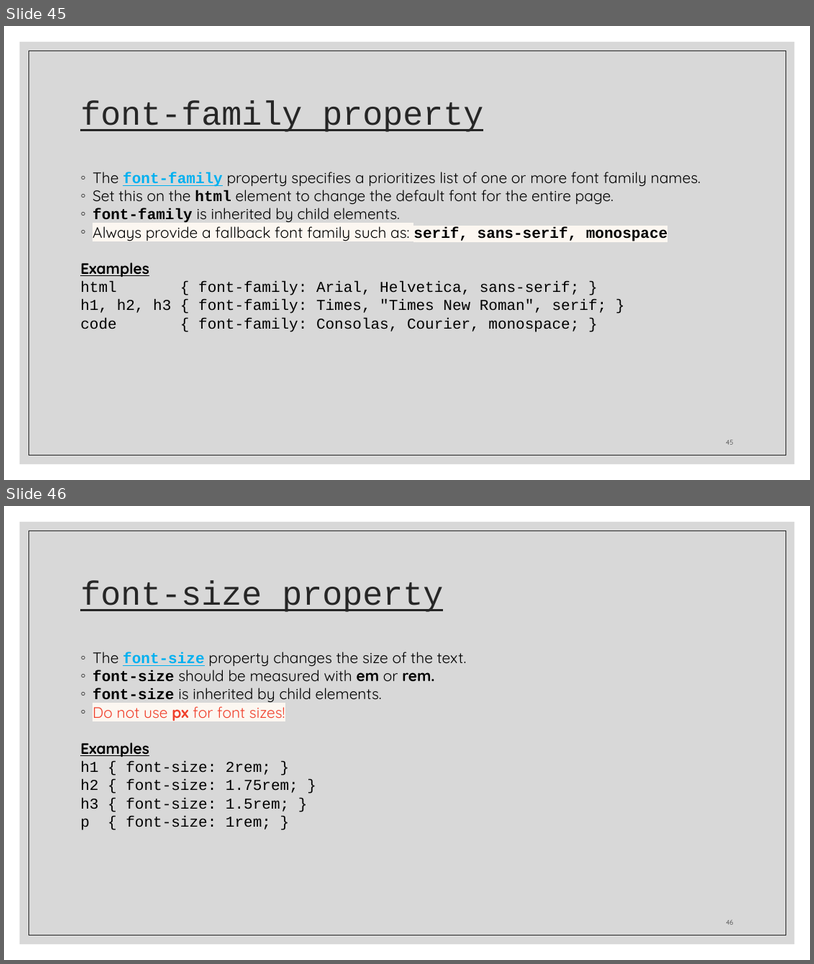
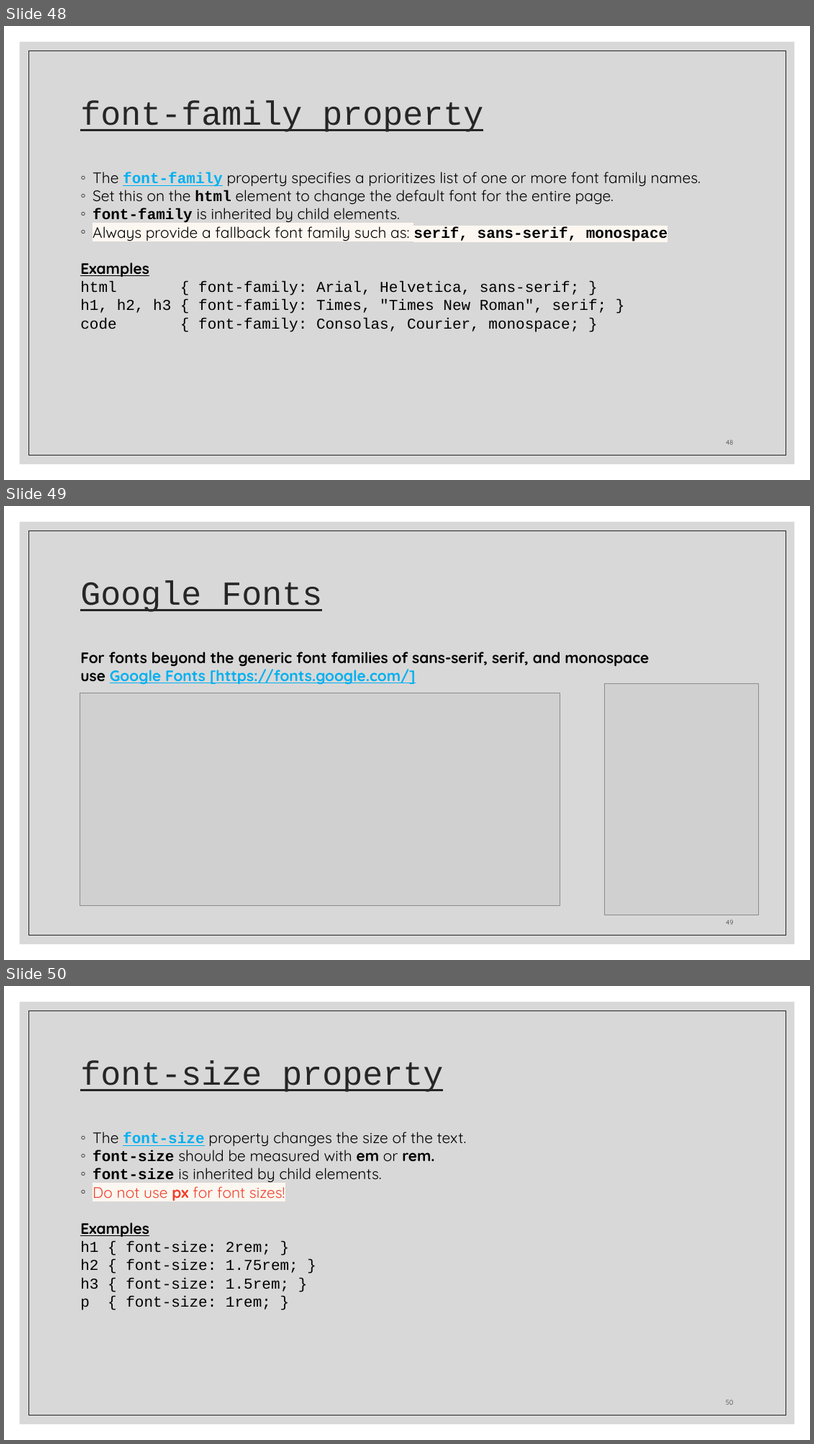
Before and after one commit to zackstotts/base-node-curriculum, a slide deck: unit_00/html_review/03 CSS.pptx. Shown one above the other, each under a label of ours: slides 45 and 46 before the commit, slides 48, 49 and 50 after it. The pictures are 814x964 and 814x1444 pixels, drawn with LibreOffice and Linux fonts; fonts in the diff are those of the drawing; grey boxes stand for pictures. Boxes give left, top, right and bottom in pixels: in the first picture for what was removed or moved away, otherwise in the second. Text is boxed around its words. In the diff, an @@ line names an element or a change of style, - is before the commit and + after.

```diff
--- a/unit_00/html_review/03 CSS.pptx
+++ b/unit_00/html_review/03 CSS.pptx
@@ slide 49 added at (4,506,810,960), background #FFFFFF; not listed: 2 template elements that a slide beside it also shows @@
@@ title added at (80,580,322,612), 40 pt, text #262626, underline @@
+Google Fonts
@@ text added at (80,651,649,685), 18 pt, text #000000, bold @@
+For fonts beyond the generic font families of sans-serif, serif, and monospace
+use Google Fonts [https://fonts.google.com/]
@@ picture added at (80,693,561,906) @@
@@ picture added at (604,684,759,914) @@
@@ page number added at (726,919,733,924), 8 pt, text #404040 @@
+49
@@ what was slide 45 is now slide 48 @@
@@ what was slide 46 is now slide 50 @@
@@ page number at (726,1399,734,1404): text changed @@
-46
+50
```
Also in this commit, not shown: 1 slide changed, 4 other slides added, 1 slide removed.
